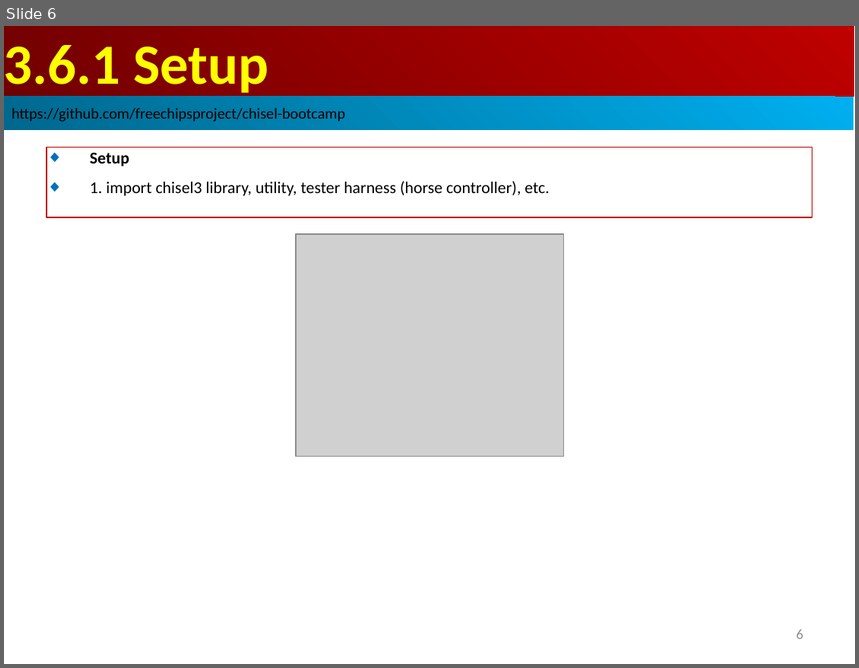
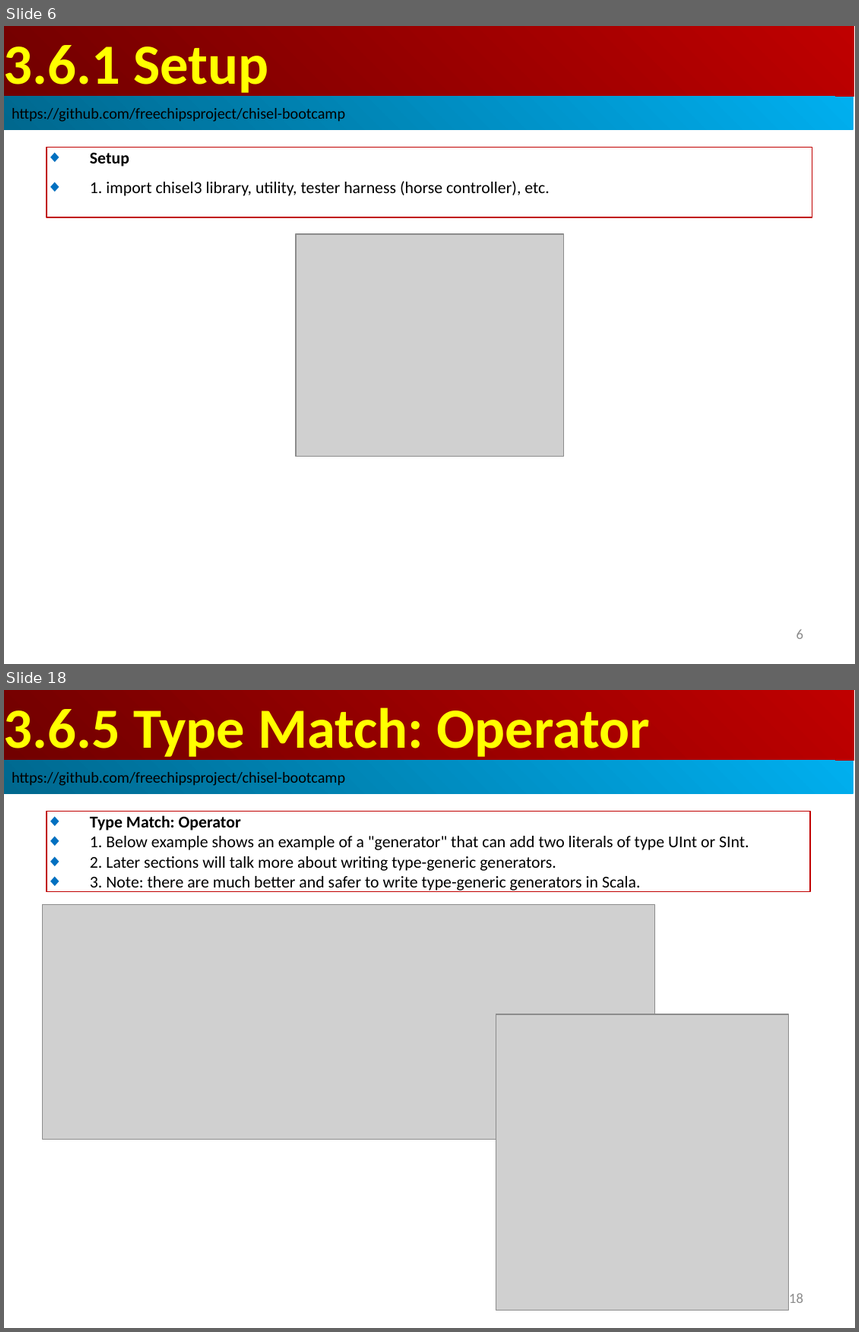
Before and after one commit to peterhchen/AIU_CS800_Chisel, a slide deck: 300_UCB_BC/003.6_Type/000_Video/003.6_Type.ppt. Shown one above the other, each under a label of ours: slide 6 before the commit, slides 6 and 18 after it; the slides between them are not shown. The pictures are 859x668 and 859x1332 pixels, drawn with LibreOffice and Linux fonts; fonts in the diff are those of the drawing; grey boxes stand for pictures. Boxes give left, top, right and bottom in pixels: in the first picture for what was removed or moved away, otherwise in the second. Text is boxed around its words. In the diff, an @@ line names an element or a change of style, - is before the commit and + after.

```diff
--- a/300_UCB_BC/003.6_Type/000_Video/003.6_Type.ppt
+++ b/300_UCB_BC/003.6_Type/000_Video/003.6_Type.ppt
@@ slide 18 added at (x1=4, y1=690, x2=855, y2=1328), background #FFFFFF @@
@@ rectangle added at (x1=4, y1=690, x2=854, y2=761), fill gradient #BF0000 to #710000, 48 pt, text #FFFF00, bold @@
+3.6.5 Type Match: Operator
@@ rectangle added at (x1=4, y1=761, x2=854, y2=794), fill gradient #00AFEF to #00688E, 13 pt, text #000000 @@
+https://github.com/freechipsproject/chisel-bootcamp
@@ rectangle added at (x1=47, y1=811, x2=810, y2=891), outline #C00000 0.74 pt, 14 pt, text #000000 @@
+◆ Type Match: Operator
+◆ 1. Below example shows an example of a "generator" that can add two literals of type UInt or SInt.
+◆ 2. Later sections will talk more about writing type-generic generators.
+◆ 3. Note: there are much better and safer to write type-generic generators in Scala.
@@ picture added at (x1=42, y1=904, x2=655, y2=1139) @@
@@ picture added at (x1=496, y1=1015, x2=789, y2=1310) @@
@@ page number added at (x1=789, y1=1293, x2=804, y2=1303), 12 pt, text #8B8B8B @@
+18
```
Also in this commit, not shown: 25 other slides added.
